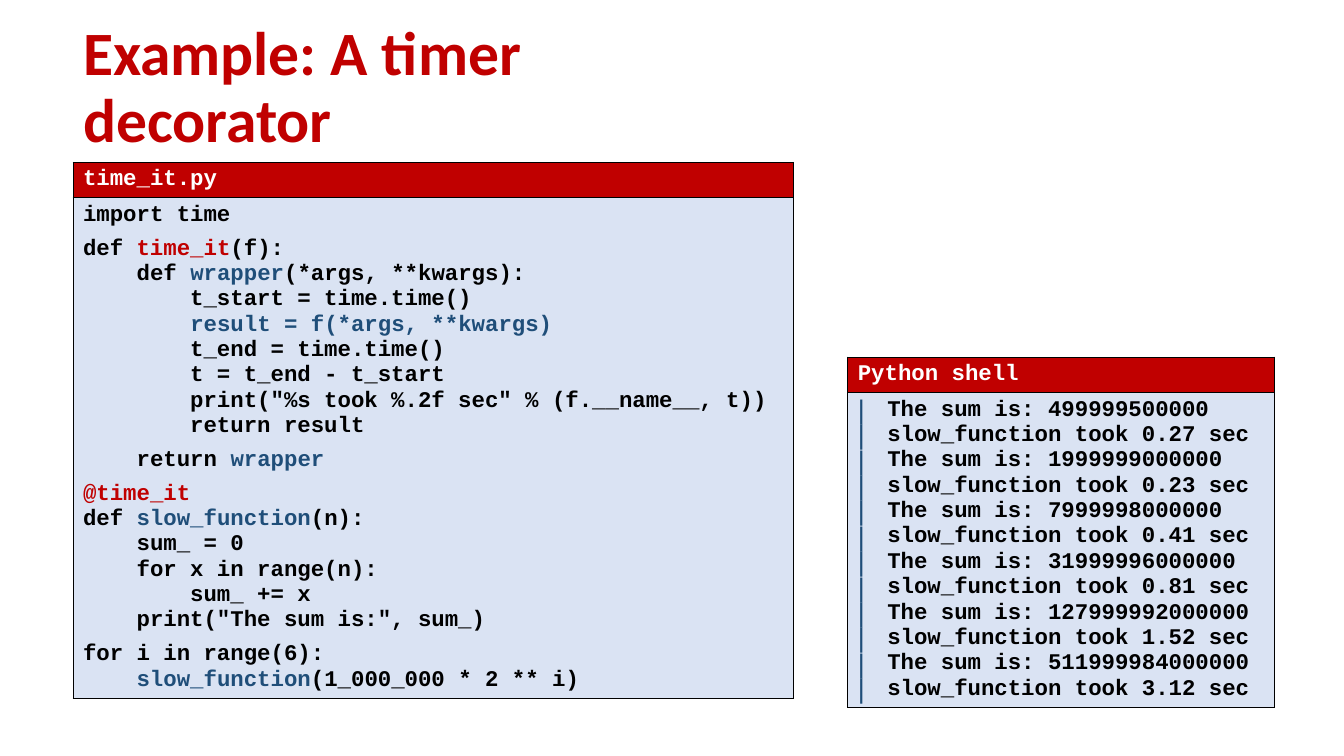
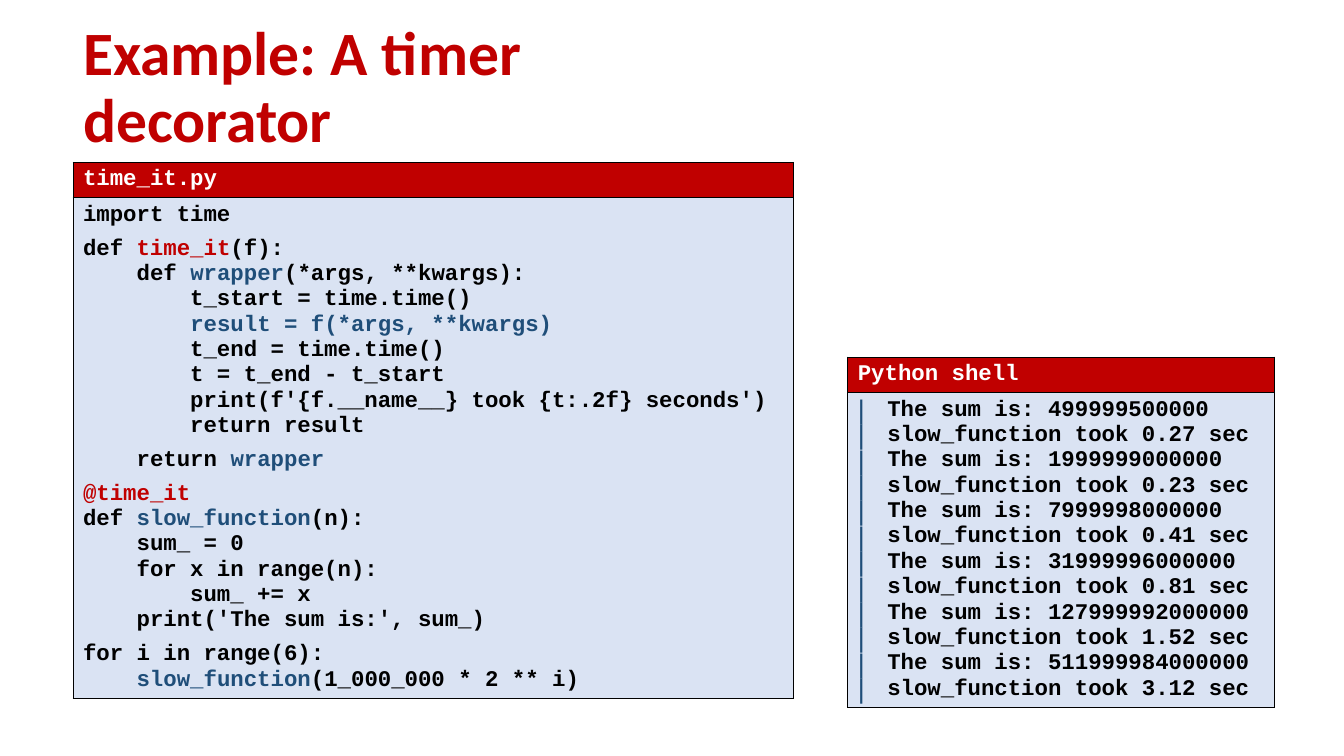
Before and after one commit to gsbrodal/gsbrodal.github.io, a slide deck: slide 14 of ipsa/slides/decorators.pptx. Drawn at 1344x756 pixels with LibreOffice and Linux fonts; fonts in the diff are those of the drawing. Boxes give left, top, right and bottom in pixels: in the first picture for what was removed or moved away, otherwise in the second. Text is boxed around its words. In the diff, an @@ line names an element or a change of style, - is before the commit and + after.

```diff
--- a/ipsa/slides/decorators.pptx
+++ b/ipsa/slides/decorators.pptx
@@ table at (73, 162, 793, 727) @@
@@ row 2, column 1: "import time / def time_it(f): / def wrapper(*args, **kwargs): / t_start = time.time() / result = f(*args, **kwargs) / t_end = time.time() / t = t_end - t_start / print("%s took %.2f sec" % (f.__name__, t)) / return result / return wrapper / @time_it / def slow_function(n): / sum_ = 0 / for x in range(n): / sum_ += x / print("The sum is:", sum_) / for i in range(6): / slow_function(1_000_000 * 2 ** i)" to "import time / def time_it(f): / def wrapper(*args, **kwargs): / t_start = time.time() / result = f(*args, **kwargs) / t_end = time.time() / t = t_end - t_start / print(f'{f.__name__} took {t:.2f} seconds') / return result / return wrapper / @time_it / def slow_function(n): / sum_ = 0 / for x in range(n): / sum_ += x / print('The sum is:', sum_) / for i in range(6): / slow_function(1_000_000 * 2 ** i)" @@
```
Also in this commit, not shown: 3 other slides changed, 12 other files.
